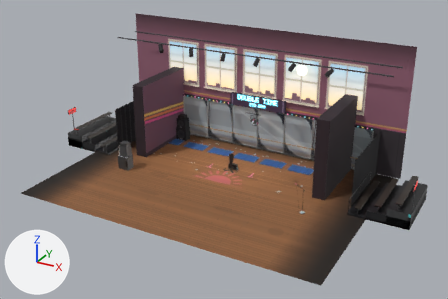
A saved change to the Blender file art/stage-burn.blend.
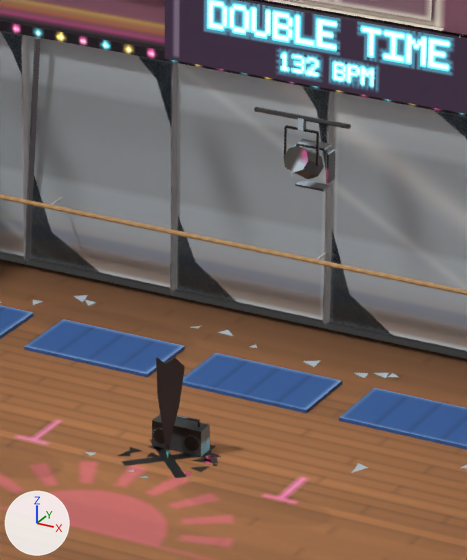
The first picture shows the older version from a 50 mm camera at (17.2, -32.3, 17.5) aimed at (1.0, -2.7, 2.7). The close-ups show the older and then the newer version on the part from 45% to 63% of the width and 32% to 63% of the height of that picture. Only the edits that show in the close-ups are written down. The axes (+X, +Y, +Z) are drawn at lower left. The lights are the same throughout.

The first close-up shows 'fg_top', 'fx_mark', 'fx_shard', 'fx_shatter', 'prop_boombox', 'seg_burnout', 'seg_double', 'set', 'shake_mirrors'.
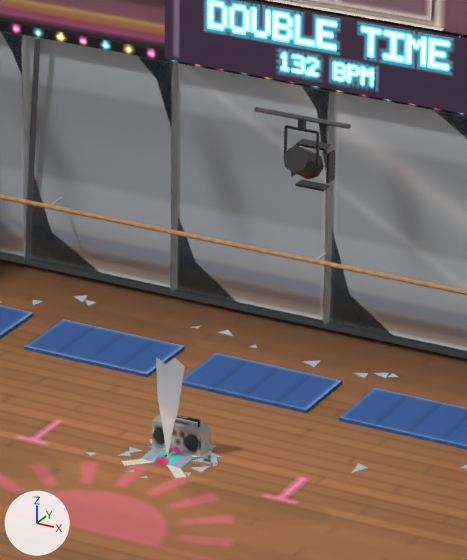
Diff of the bpy script that builds the scene:
```diff
--- a/art/stage-burn.blend.py
+++ b/art/stage-burn.blend.py
@@ me_prop_boombox @@
 me_prop_boombox.from_pydata(...)  # 92 vertices, 58 faces; spans x -0.3..0.3, y -0.112..0.1, z 0.0..0.386
+# me_prop_boombox part 1: texture (UV) coordinates of 58 of 58 faces, centred in x -0.3..0.3, y -0.112..0.1, z 0.0..0.384, changed; they spanned u 0.01..0.97, v 0.01..0.99 and now span u 0.14..0.96, v 0.01..0.99
 me_prop_boombox.materials.append(mat_props)
@@ me_fg_top @@
 me_fg_top.from_pydata(...)  # 90 vertices, 65 faces; spans x -0.5..0.5, y -0.181..0.33, z -0.79..0.022
+# me_fg_top part 2: texture (UV) coordinates of 65 of 65 faces, centred in x -0.5..0.5, y -0.12..0.33, z -0.79..0.02, changed; they spanned u 0.03..0.97, v 0.05..0.99 and now span u 0.01..0.98, v 0.53..0.99
 me_fg_top.materials.append(mat_props)
@@ me_fx_shard @@
 me_fx_shard.from_pydata(...)  # 18 vertices, 2 faces; spans x -0.14..0.2, y -0.006..0.006, z 0.0..1.2
+# me_fx_shard part 3: texture (UV) coordinates of 2 of 2 faces, centred in x 0.014, y -0.006..0.006, z 0.728, changed; they spanned u 0.82..0.87, v 0.38..0.43 and now span u 0.38..0.43, v 0.81..0.86
 me_fx_shard.materials.append(mat_props)
@@ me_fx_shatter @@
 me_fx_shatter.from_pydata(...)  # 54 vertices, 18 faces; spans x -0.507..0.566, y -0.576..0.586, z 0.003
+# me_fx_shatter part 4: texture (UV) coordinates of 18 of 18 faces, centred in x -0.443..0.524, y -0.533..0.535, z 0.003, changed; they spanned u 0.01..0.95, v 0.59..0.97 and now span u 0.16..0.96, v 0.13..0.97
 me_fx_shatter.materials.append(mat_props)
@@ me_fx_mark @@
 me_fx_mark.from_pydata(...)  # 8 vertices, 2 faces; spans x -0.396..0.396, y -0.396..0.396, z 0.003..0.004
+# me_fx_mark part 5: texture (UV) coordinates of 2 of 2 faces, centred in x 0.0, y 0.0, z 0.003..0.004, changed; they spanned u 0.82..0.86, v 0.52..0.55 and now span u 0.51..0.54, v 0.81..0.85
 me_fx_mark.materials.append(mat_props)
@@ ob_clutter_towel @@
+ob_clutter_towel = bpy.data.objects.new('clutter_towel', me_clutter_towel)  # 16 vertices, 14 faces; spans x -0.25..0.25, y -0.16..0.16, z -0.02..0.019
+ob_clutter_towel.location = (0.0, 0.0, 0.0)
@@ ob_clutter_bottle @@
+ob_clutter_bottle = bpy.data.objects.new('clutter_bottle', me_clutter_bottle)  # a 10-sided cylinder along y spanning x -0.043..0.043, y -0.05..0.13, z -0.043..0.043; a 10-sided cut cone along y (radius 0.02 at the low end, 0.044 at the high end) spanning x -0.043..0.043, y -0.09..-0.05, z -0.043..0.043; an 8-sided cut cone along y (radius 0.012 at the low end, 0.022 at the high end) spanning x -0.022..0.022, y -0.13..-0.09, z -0.022..0.022
+ob_clutter_bottle.location = (0.0, 0.0, 0.0)
@@ ob_clutter_dumbbell @@
+ob_clutter_dumbbell = bpy.data.objects.new('clutter_dumbbell', me_clutter_dumbbell)  # an 8-sided cylinder along y spanning x -0.024..0.024, y -0.12..0.12, z -0.024..0.024; a 6-sided cut cone along y (radius 0.08 at the low end, 0.075 at the high end) spanning x -0.077..0.077, y 0.11..0.17, z -0.077..0.077; a 6-sided cut cone along y (radius 0.075 at the low end, 0.08 at the high end) spanning x -0.077..0.077, y -0.17..-0.11, z -0.077..0.077
+ob_clutter_dumbbell.location = (0.0, 0.0, 0.0)
```

Pixel boxes (x1, y1, x2, y2) of what changed, in the close-ups (467 x 560 px):
'clutter_towel', added: after (141, 447, 194, 468)
'clutter_dumbbell', added: after (155, 447, 181, 466)
'clutter_bottle', added (mostly hidden): after (165, 451, 175, 460)
part 1 of me_prop_boombox, surface changed (black to grey): (152, 414, 210, 457) in both
part 2 of me_fg_top, surface changed: (254, 107, 351, 191) in both
part 3 of me_fx_shard, surface changed (black to grey): (156, 358, 185, 455) in both
part 4 of me_fx_shatter, surface changed: (117, 445, 221, 478) in both
part 5 of me_fx_mark, surface changed: (121, 439, 213, 478) in both
